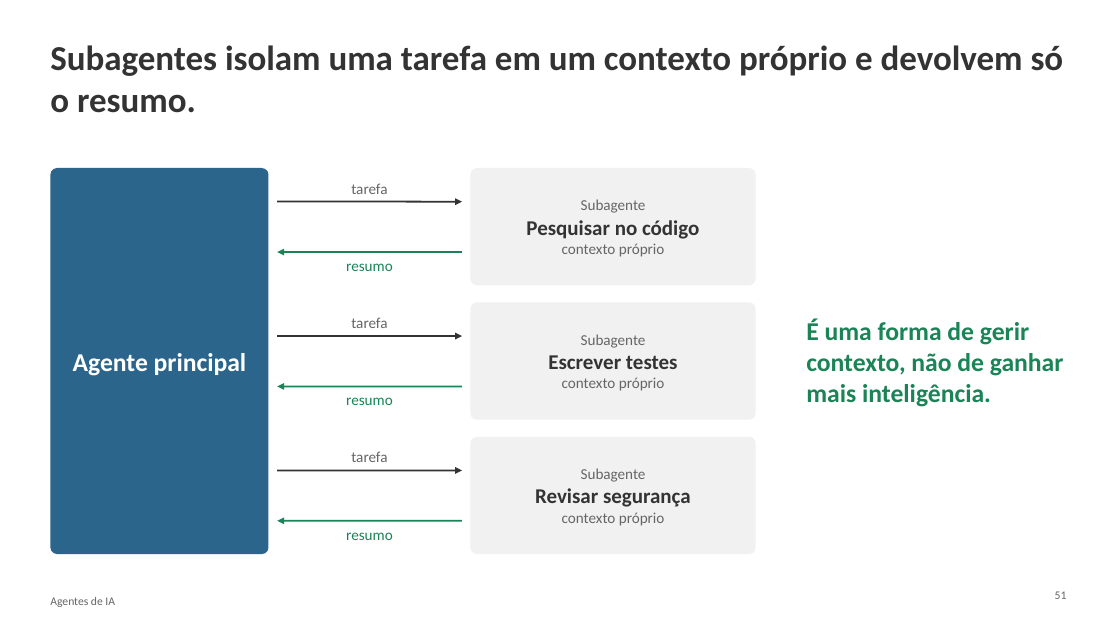
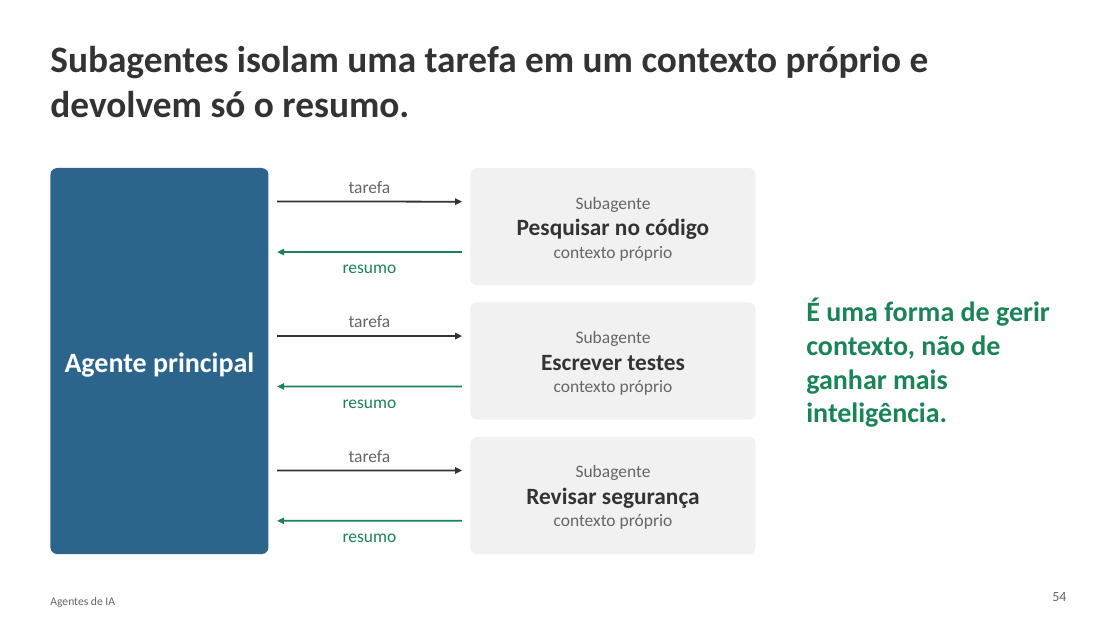
Before and after one commit to thiagoosiqueiraa/univas-minicurso-ia, a slide deck: slide 53 of apresentacao.pptx (slide 51 before the commit). Drawn at 1120x630 pixels with LibreOffice and Linux fonts; fonts in the diff are those of the drawing; background and template pictures are left out. Boxes give left, top, right and bottom in pixels: in the first picture for what was removed or moved away, otherwise in the second. Text is boxed around its words. In the diff, an @@ line names an element or a change of style, - is before the commit and + after.

```diff
--- a/apresentacao.pptx
+++ b/apresentacao.pptx
@@ title "Subagentes isolam uma tarefa em ..." at (50,45,929,118): size 30 to 32 pt @@
@@ rounded rectangle "Agente principal" at (50,168,269,555): size 22 to 24 pt @@
@@ rounded rectangle "Subagente" at (471,168,756,286): size 13 to 15 pt in "Subagente", "contexto próprio"; size 18 to 20 pt in "Pesquisar no código" @@
@@ text "É uma forma de gerir ..." at (806,298,1050,427): size 22 to 24 pt @@
@@ rounded rectangle "Subagente" at (471,302,756,420): size 13 to 15 pt in "Subagente", "contexto próprio"; size 18 to 20 pt in "Escrever testes" @@
@@ rounded rectangle "Subagente" at (471,437,756,555): size 13 to 15 pt in "Subagente", "contexto próprio"; size 18 to 20 pt in "Revisar segurança" @@
@@ size 13 to 15 pt in 6 elements at (349,181,391,193), (343,264,397,273), (349,315,391,327), (343,399,397,408), (349,450,391,462), (343,533,397,542) @@
@@ text at (1052,592,1066,601): text changed; size 10 to 12 pt @@
-51
+54
```
Also in this commit, not shown: 65 other slides changed, 2 slides added.
